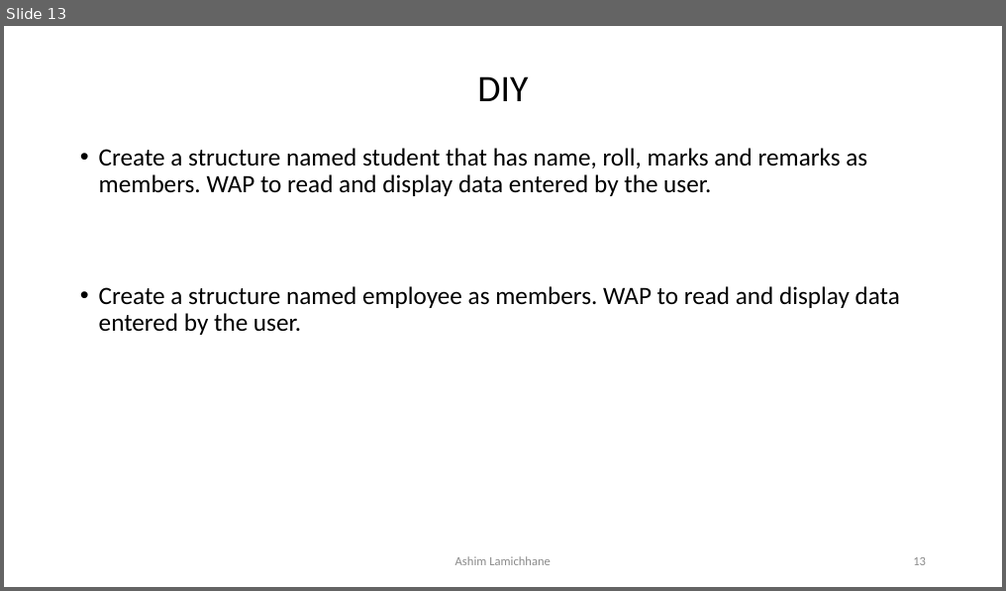
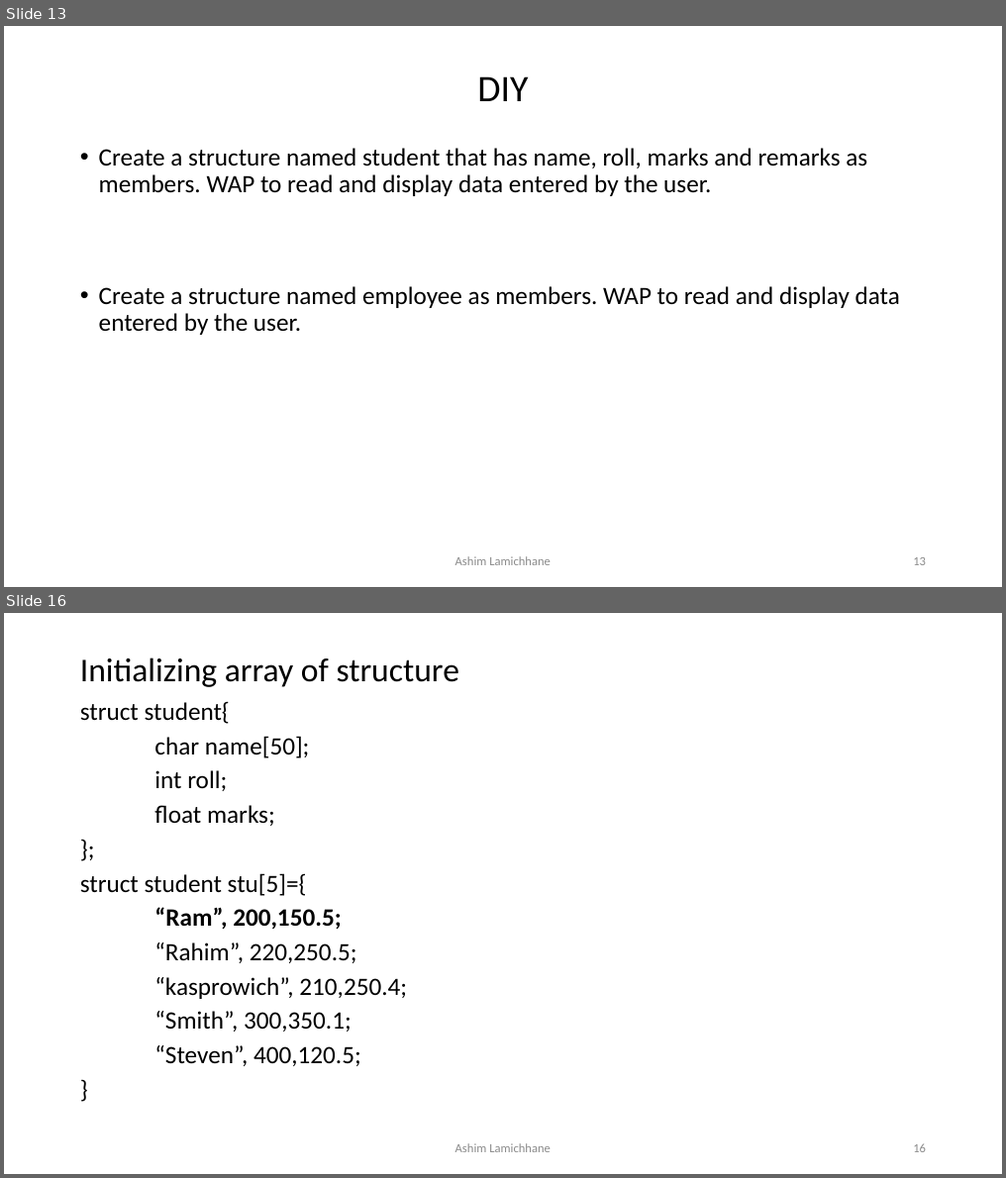
Before and after one commit to ashim888/csit-c, a slide deck: Unit 9/StructureAndUnions.pptx. Shown one above the other, each under a label of ours: slide 13 before the commit, slides 13 and 16 after it; the slides between them are not shown. The pictures are 1006x591 and 1006x1178 pixels, drawn with LibreOffice and Linux fonts; fonts in the diff are those of the drawing. Boxes give left, top, right and bottom in pixels: in the first picture for what was removed or moved away, otherwise in the second. Text is boxed around its words. In the diff, an @@ line names an element or a change of style, - is before the commit and + after.

Commit message:
added pointers and arrays

```diff
--- a/Unit 9/StructureAndUnions.pptx
+++ b/Unit 9/StructureAndUnions.pptx
@@ slide 16 added at [4,613,1002,1174], background #FFFFFF @@
@@ title added at [80,658,459,687], 32 pt, text #000000 @@
+Initializing array of structure
@@ text added at [80,701,407,1066], 24 pt, text #000000 @@
+struct student{
+char name[50];
+int roll;
+float marks;
+};
+struct student stu[5]={
+“Ram”, 200,150.5;
+“Rahim”, 220,250.5;
+“kasprowich”, 210,250.4;
+“Smith”, 300,350.1;
+“Steven”, 400,120.5;
+}
@@ text added at [455,1144,550,1153], 12 pt, text #8C8C8C @@
+Ashim Lamichhane
@@ page number added at [913,1144,926,1153], 12 pt, text #8C8C8C @@
+16
```
Also in this commit, not shown: 2 slides changed, 11 other slides added.
